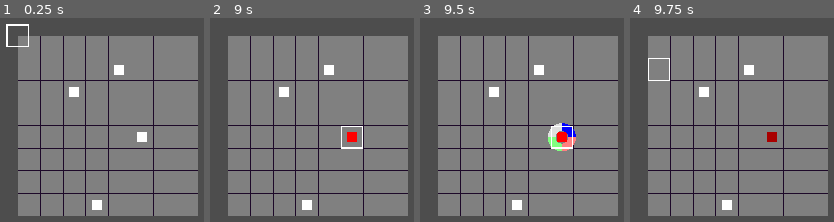
Above: before the commit, frames 1-4 (left to right).
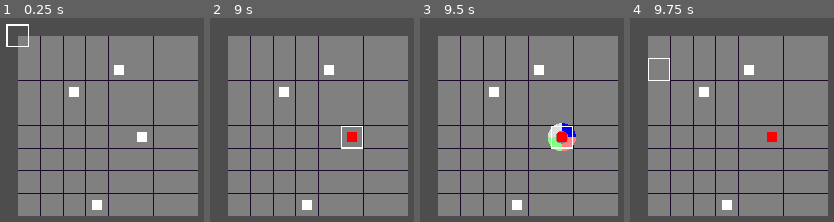
Above: after the commit, the same moments.

Repository: sakkaku-dev/godot-prototyping
Game: Godot game, scene res://games/parasite-game/parasite_chess.tscn
Two runs of this game, one before a commit and one after it. Both use one fixed random seed, a clock stepped at 60 frames per second and the inputs below. The project has no main scene, so this scene is started directly.
Inputs (mouse positions are in pixels of both pictures, inside the frame that each line leads up to):
- Up to frame 1 (0.25 s): no input
- Up to frame 2 (9 s): tap Enter at 0.5, 2, 3.5 s; move the mouse to (293, 179) at 0.52 s; press the mouse at (293, 179) at 0.53 s; hold W (move_up) 0.53-2.03 s; tap Space at 1.25, 2.75, 4.25 s; move the mouse to (outside the picture) at 1.27 s; release the mouse at (outside the picture) at 1.28 s; click (outside the picture) at 1.35 s; move the mouse to (outside the picture) at 2.02 s; press the mouse at (outside the picture) at 2.03 s; hold A (move_left) 2.03-3.53 s; tap E (interact) every 2.25 s from 2.1 to 8.85 s; move the mouse to (342, 126) at 2.77 s; release the mouse at (342, 126) at 2.78 s; click (342, 126) at 2.85 s; move the mouse to (246, 58) at 3.52 s; press the mouse at (246, 58) at 3.53 s; hold S (move_down) 3.53-4.28 s; right-click (246, 58) at 4.15 s; move the mouse to (outside the picture) at 4.27 s; release the mouse at (outside the picture) at 4.28 s; hold D (move_right) 4.28-5.03 s; click (outside the picture) at 4.55 s; move the mouse to (222, 140) at 5.02 s; press the mouse at (222, 140) at 5.03 s; hold W (move_up) 5.03-5.78 s; move the mouse to (365, 66) at 5.77 s; release the mouse at (365, 66) at 5.78 s; hold D (move_right) 5.78-8.03 s; click (365, 66) at 5.85 s; move the mouse to (293, 179) at 6.52 s; press the mouse at (293, 179) at 6.53 s; move the mouse to (outside the picture) at 7.27 s; release the mouse at (outside the picture) at 7.28 s; click (outside the picture) at 7.35 s; move the mouse to (outside the picture) at 8.02 s; press the mouse at (outside the picture) at 8.03 s; hold S (move_down) 8.03-8.78 s; move the mouse to (342, 126) at 8.77 s; release the mouse at (342, 126) at 8.78 s; hold A (move_left) from 8.78 s (still down)
- Up to frame 3 (9.5 s): keep holding A (move_left); click (552, 126) at 9.05 s
- Up to frame 4 (9.75 s): move the mouse to (666, 58) at 9.52 s; release A (move_left) at 9.53 s; press the mouse at (666, 58) at 9.53 s; hold W (move_up) from 9.53 s (still down)

Frames 1-3 are identical in both runs. In frame 4, 0.2% of the frame differs, in the area x 67-73%, y 55-61%.

Commit message:
fix move

Diff:
--- a/games/parasite-game/parasite_chess.gd
+++ b/games/parasite-game/parasite_chess.gd
@@ -59,7 +59,8 @@
 			var data = actions[p.id]
 
 			if data.action == ParasitePiece.Action.MOVE:
-				p.move_to(tile_map.map_to_local(data.coord))
+				await _move_active(p, data.coord)
+				_clear_action(p.id)
 			elif data.action == ParasitePiece.Action.ATTACK:
 				p.attack(tile_map.map_to_local(data.coord))
 			elif data.action == ParasitePiece.Action.JUMP:
@@ -71,9 +72,22 @@
 	actions.erase(id)
 	if actions.size() == 0:
 		is_executing = false
+		print("Finished actions")
+
+	_update_actions()
 
 func _add_action(id, data):
 	actions[id] = data
+	if _get_remaining_infected().is_empty():
+		print("All infected moved. Executing actions")
+		_execute_actions()
+
+func _get_remaining_infected():
+	var infected = []
+	for p in pieces.values():
+		if p and p.infected and not p.id in actions:
+			infected.append(p)
+	return infected
 
 func _start_action_select(a, p):
 	current_action = a
@@ -139,10 +153,12 @@
 func _press_piece(coord: Vector2i):
 	var piece = pieces[coord]
 	if piece == null or not piece.infected:
+		print("Cannot move uninfected")
 		return
 
 	pressed = piece
 	pressed.open_action_select()
+	print("Open action select")
 
 func _cancel_piece():
 	if pressed:
@@ -154,10 +170,9 @@
 	_update_actions()
 
 
-func _move_active(coord: Vector2i):
+func _move_active(piece: ParasitePiece, coord: Vector2i):
 	var pos = tile_map.map_to_local(coord)
-	pressed.move_to(pos)
-	pieces[coord] = pressed
-	pieces[pressed.coord] = null
-	pressed.coord = coord
-	_cancel_piece()
+	pieces[coord] = piece
+	pieces[piece.coord] = null
+	piece.coord = coord
+	await piece.move_to(pos)
